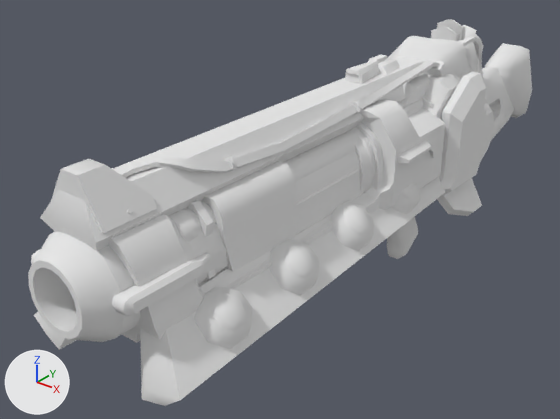
The OBJ model models/weapons.obj as it was, and as the next commit left it.
The view is the same before and after, from a 50 mm lens placed at (24.6, -41.6, 17.8), pointed at (-4.1, -5.8, -4.4). Lighting does not change. The marker at lower left points along +X, +Y and +Z. Where no turn or scale is listed for an object, it has been applied to the vertices. Vertices at the same position are counted once.

Names of what the first picture shows: 'Railgun', 'RocketLauncher', 'Shotgun'.
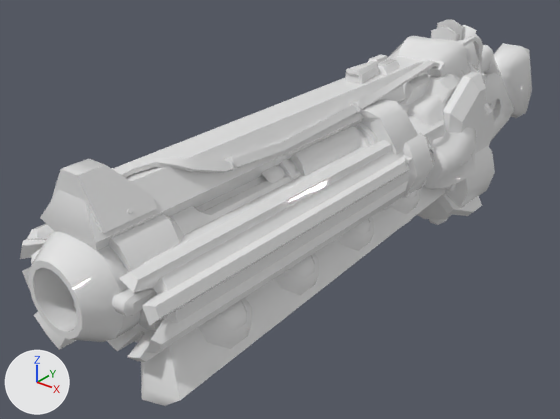
What differs and where, as boxes [x1, y1, x2, y2] in the pictures (560 x 419 px; the box of a moved part takes in the faces that stretch with it):
'Barrels', added: after [20, 130, 434, 362]
'Shotgun', reshaped (18% narrower, 13% shorter): before [169, 96, 442, 281]; after [262, 64, 486, 225]
'NailGun', added: after [408, 45, 503, 220]
part 1 of me_shotgun, added: after [290, 126, 362, 176]
part 2 of me_shotgun, moved or reshaped: before [169, 130, 359, 242]; after [262, 160, 296, 183]
part 3 of me_shotgun, moved or reshaped: before [387, 217, 418, 259]; after [429, 218, 448, 225]
part 4 of me_shotgun, moved or reshaped: before [188, 200, 216, 281]; after [279, 159, 297, 181]
part 5 of me_shotgun, deleted: before [403, 99, 423, 113]
part 6 of me_shotgun, moved or reshaped: before [202, 96, 442, 272]; after [471, 67, 486, 83]

What the commit changed:
Material 'nailgun' (mat_nailgun) is new.
Its base color is (0.8, 0.8, 0.8) (white #e7e7e7).
Its roughness is 0.0195.
me_shotgun is used by ob_shotgun; location (0.0, 0.0, 0.0).
me_shotgun had 1105 vertices, 2006 faces and spanned x -2.4..3.0, y -20.7..4.3, z -9.8..3.0.
me_shotgun now has 1108 vertices, 2006 faces and spans x -2.7..2.7, y -14.0..11.0, z -9.8..3.0.
me_shotgun part 1: the loose piece of 131 vertices spanning x -2.0..2.7, y -18.5..-6.6, z -2.5..2.8 is copied, and the copy is moved by (-0.3, 6.7, 0.0); it spans x -2.4..2.4, y -11.8..0.1, z -2.5..2.8.
me_shotgun part 2: the loose piece of 84 vertices spanning x 0.4..2.3, y -20.7..-3.5, z 0.6..2.5 is moved by (-0.3, 6.7, 0.0).
me_shotgun part 3: the loose piece of 72 vertices spanning x -0.5..1.1, y -3.2..4.3, z -9.8..-2.5 is moved by (-0.3, 6.7, 0.0).
me_shotgun part 4: the loose piece of 20 vertices spanning x -1.9..2.6, y -19.4..-18.9, z -1.7..2.8 is moved by (-0.3, 6.7, 0.0).
me_shotgun part 5: the loose piece of 168 vertices spanning x -2.4..3.0, y -3.7..0.9, z -1.8..3.0 is deleted.
me_shotgun part 6: 293 vertices removed from x -2.1..2.8, y -20.7..4.0, z -4.6..3.0; 162 vertices added at x -2.4..2.4, y -14.0..10.7, z -4.6..3.0.
Mesh me_nailgun is new.
It has 446 vertices, 842 faces and spans x -5.4..5.4, y -21.3..17.0, z -6.4..3.4.
It uses material mat_nailgun (white #e7e7e7).
Mesh me_barrels is new.
It has 248 vertices, 488 faces and spans x -4.8..4.8, y -24.7..-0.8, z -2.6..2.1.
It uses material mat_nailgun (white #e7e7e7).
Object 'NailGun' (ob_nailgun) is new; it shows me_nailgun.
Its location is (0.0, 0.0, 0.0).
Object 'Barrels' (ob_barrels) is new; it shows me_barrels.
Its location is (0.0, 0.0, 0.0).
